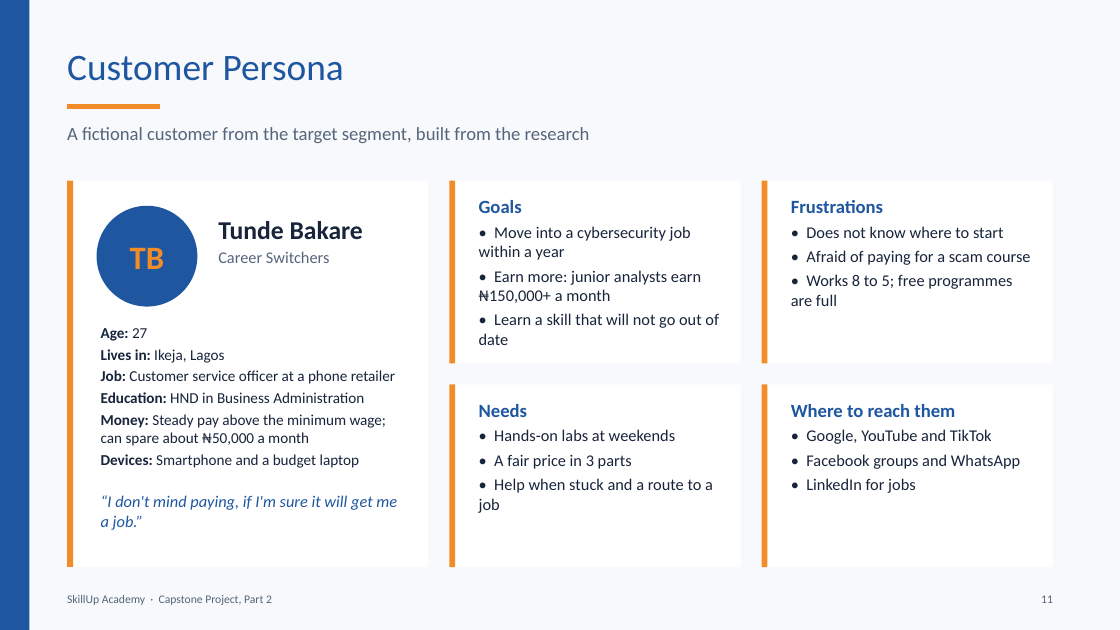
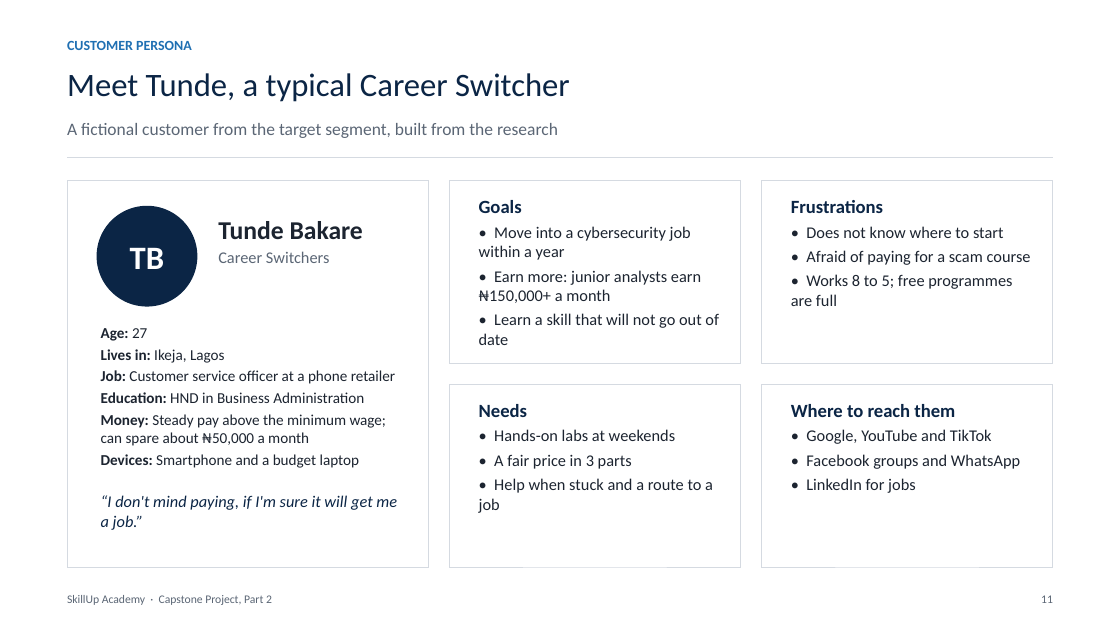
Before and after one commit to BadboyVee/BlackHoleeee, a slide deck: slide 11 of capstone/Customer_Analysis.pptx. Drawn at 1120x630 pixels with LibreOffice and Linux fonts; fonts in the diff are those of the drawing. Boxes give left, top, right and bottom in pixels: in the first picture for what was removed or moved away, otherwise in the second. Text is boxed around its words. In the diff, an @@ line names an element or a change of style, - is before the commit and + after.

```diff
--- a/capstone/Customer_Analysis.pptx
+++ b/capstone/Customer_Analysis.pptx
@@ background #F7F9FC to #FFFFFF @@
@@ rectangle removed at [0,0,29,630] @@
@@ text "CUSTOMER PERSONA" at [67,41,192,50]: vertical alignment middle to top @@
@@ text at [67,41,192,50]: text changed; size 32 to 12 pt; text colour #1E56A0 to #1F6FB2; bold on @@
-Customer Persona
+CUSTOMER PERSONA
@@ title added at [67,73,570,102], 28 pt, text #0B2545 @@
+Meet Tunde, a typical Career Switcher
@@ text "A fictional customer from the ..." at [67,123,558,138]: size 16 to 15 pt, text colour #55657A to #5B6675 @@
@@ line removed from (67, 107) to (160, 107) @@
@@ line added from (67, 158) to (1053, 158), #D5DAE1 1 pt @@
@@ rectangle removed at [67,181,73,567] @@
@@ ellipse "TB" at [97,206,197,307]: text colour #F28C28 to #FFFFFF; fill #1E56A0 to #0B2545 @@
@@ rectangle removed at [450,181,455,363] @@
@@ text "Goals" at [479,200,719,345]: text colour #1E56A0 to #0B2545 in "Goals"; text colour #17243A to #1C2430 @@
@@ rectangle removed at [762,181,768,363] @@
@@ text "Frustrations" at [791,200,1031,306]: text colour #1E56A0 to #0B2545 in "Frustrations"; text colour #17243A to #1C2430 in "• Does not know where to start", "• Afraid of paying for a scam ...", "• Works 8 to 5; free programmes ..." @@
@@ text "Age: 27" at [101,328,395,468]: text colour #17243A to #1C2430 @@
@@ rectangle removed at [450,385,455,567] @@
@@ outline none to #D5DAE1 0.75 pt in 5 elements at [67,181,429,567], [450,181,741,363], [762,181,1054,363], [450,385,741,567], [762,385,1054,567] @@
@@ rectangle removed at [762,385,768,567] @@
@@ text "Needs" at [479,404,713,513]: text colour #1E56A0 to #0B2545 in "Needs"; text colour #17243A to #1C2430 @@
@@ text "Where to reach them" at [791,404,1020,493]: text colour #1E56A0 to #0B2545 in "Where to reach them"; text colour #17243A to #1C2430 in "• Google, YouTube and TikTok", "• Facebook groups and WhatsApp", "• LinkedIn for jobs" @@
@@ text "“I don't mind paying, if ..." at [101,495,397,530]: text colour #1E56A0 to #0B2545 @@
```
Also in this commit, not shown: 15 other slides changed, 7 other files.
